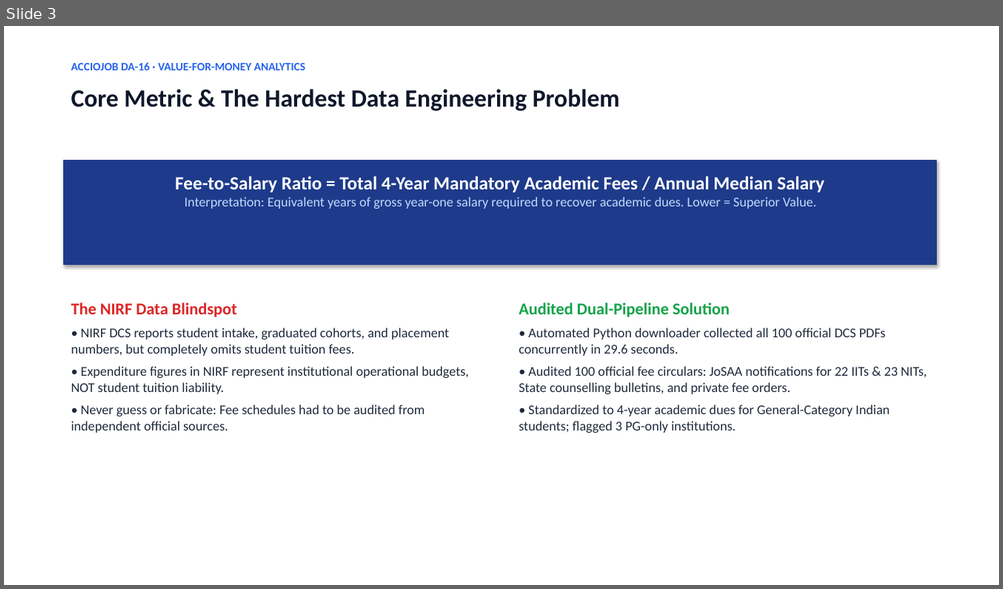
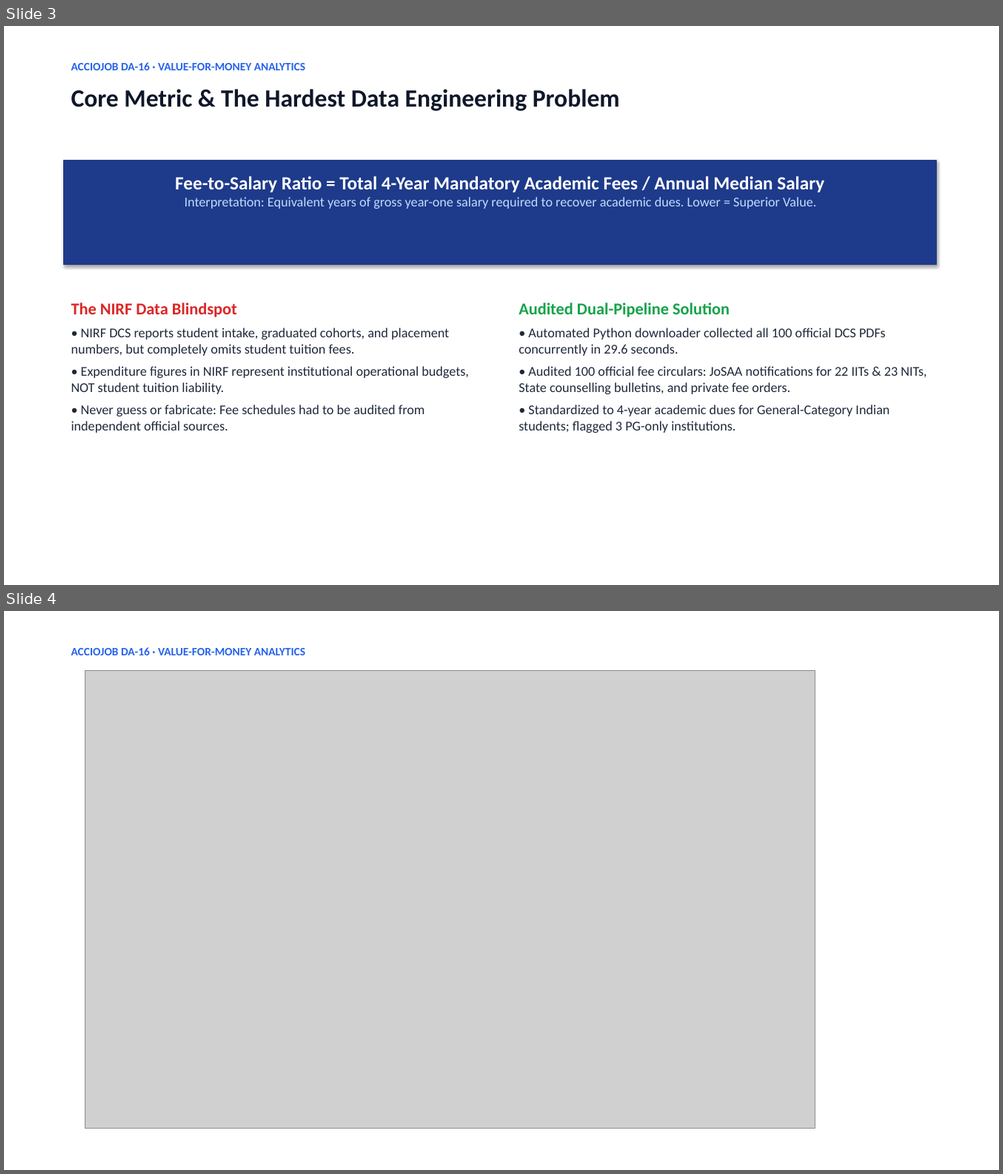
Before and after one commit to pandukatti2000/NIRF_PowerBI_Analytics, a slide deck: NIRF_PowerBI_Presentation.pptx. Shown one above the other, each under a label of ours: slide 3 before the commit, slides 3 and 4 after it. The pictures are 1003x589 and 1003x1174 pixels, drawn with LibreOffice and Linux fonts; fonts in the diff are those of the drawing; grey boxes stand for pictures. Boxes give left, top, right and bottom in pixels: in the first picture for what was removed or moved away, otherwise in the second. Text is boxed around its words. In the diff, an @@ line names an element or a change of style, - is before the commit and + after.

Commit message:
feat: add Power BI Geographic ROI dashboard screenshot to presentation deck

```diff
--- a/NIRF_PowerBI_Presentation.pptx
+++ b/NIRF_PowerBI_Presentation.pptx
@@ slide 4 added at <box>4,611,999,1170</box>, background #FFFFFF @@
@@ text added at <box>71,647,305,655</box>, 11 pt, text #2563EB, bold @@
+ACCIOJOB DA-16 · VALUE-FOR-MONEY ANALYTICS
@@ picture added at <box>85,671,815,1129</box> @@
```
